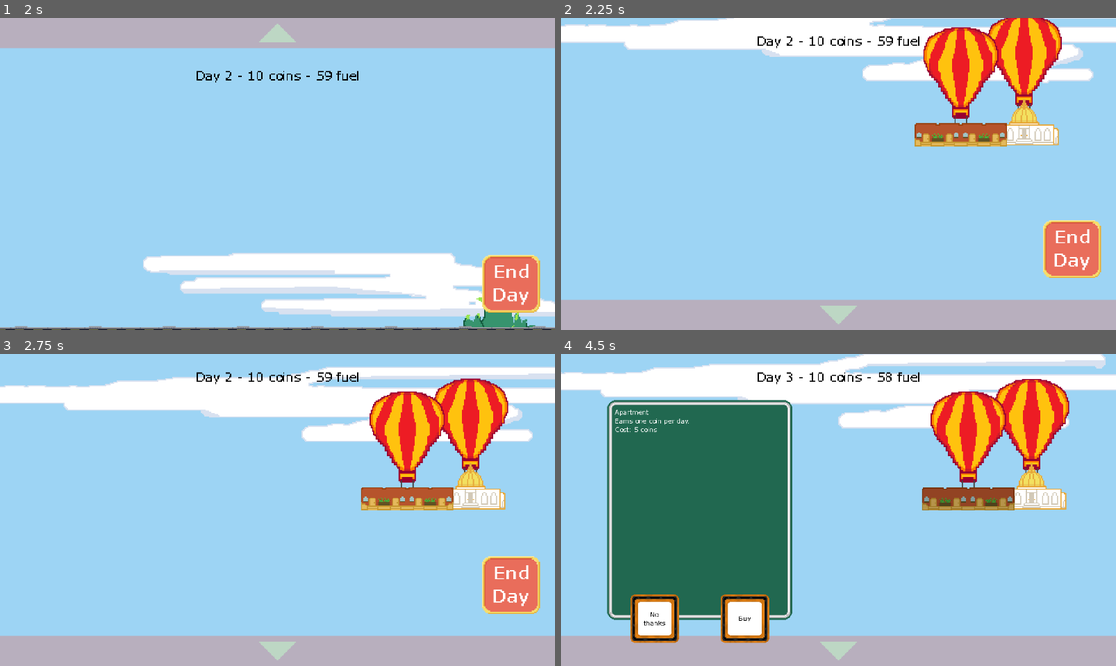
Above: before the commit, frames 1-4 (two rows, left to right).
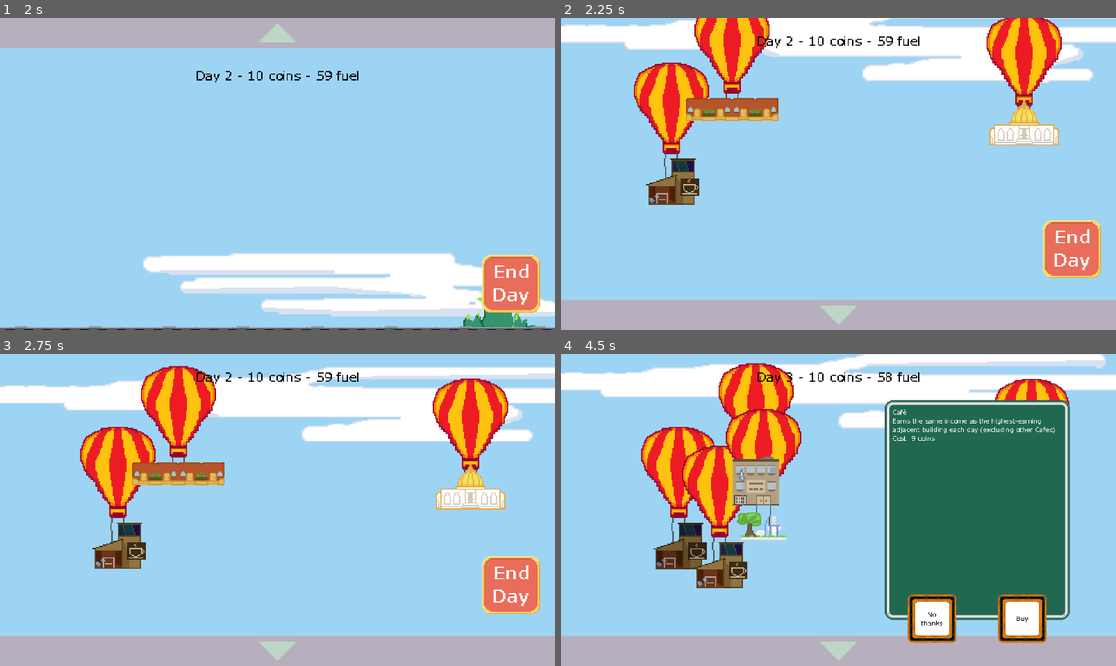
Above: after the commit, the same moments.

Repository: mondobe/TetraCity
Game: Godot game, scene res://scenes/main.tscn
Same seed, same stepped clock (60 frames per second), same inputs: the game is played once before the commit and once after it.
Inputs (mouse positions are in pixels of both pictures, inside the frame that each line leads up to):
- Up to frame 1 (2 s): click "Start" at 0.5 s; tap Enter (test_end_day) at 1.25 s; move the mouse to (399, 158) at 1.27 s; press the mouse at (399, 158) at 1.28 s; hold D (move_right) from 1.28 s (still down)
- Up to frame 2 (2.25 s): release D (move_right) at 2 s; release the mouse at (960, 158) at 2 s; click (838, 33) at 2 s
- Up to frame 3 (2.75 s): no input
- Up to frame 4 (4.5 s): move the mouse to (1032, 497) at 2.77 s; hold S (move_down) 2.78-3.53 s; tap Space (test_create_building) at 2.85 s; click (1032, 497) at 2.92 s; move the mouse to (966, 510) at 3.52 s; hold D (move_right) 3.53-4.28 s; tap Enter (test_end_day) at 3.6 s; click (966, 510) at 3.67 s; move the mouse to (677, 547) at 4.27 s; hold W (move_up) from 4.28 s (still down); tap Shift at 4.35 s; click (677, 547) at 4.42 s

Frame 1 is identical in both runs. In frame 2, 11% of the frame differs, in the area x 13-81%, y 0-60%; in frame 3, 11%; in frame 4, 51%, in the area x 8-92%, y 2-93%.

Commit message:
Added preliminary AI system.

Diff:
--- a/buildings/apartment.tres
+++ b/buildings/apartment.tres
@@ -16,7 +16,7 @@
 description = "Earns one coin per day."
 variations = Array[String](["apartment"])
 first_spawning_day = 0
-balloon_lifetime = 3
+balloon_lifetime = 1
 probabilities = Array[float]([0.3, 0.19])
 starting_price = 5.0
 daily_increase = 0.5
--- a/buildings/cafe.tres
+++ b/buildings/cafe.tres
@@ -15,7 +15,7 @@
 kick_mode = 0
 description = "Earns the same income as the highest-earning adjacent building each day (excluding other Cafes)."
 variations = Array[String](["cafe"])
-first_spawning_day = 6
+first_spawning_day = 0
 balloon_lifetime = 2
 probabilities = Array[float]([0.1, 0.15])
 starting_price = 20.0
--- a/buildings/city_hall.tres
+++ b/buildings/city_hall.tres
@@ -15,7 +15,7 @@
 description = "Handles administrative tasks."
 variations = Array[String](["city_hall"])
 first_spawning_day = 0
-balloon_lifetime = 60
+balloon_lifetime = 10000
 probabilities = Array[float]([0.0])
 starting_price = 0.0
 daily_increase = 0.0
--- a/buildings/nuclear_reactor.tres
+++ b/buildings/nuclear_reactor.tres
@@ -14,8 +14,8 @@
 kick_mode = 0
 description = "Supercharges all nearby buildings, causing them to make 5 times as much money!"
 variations = Array[String](["nuclear_reactor"])
-first_spawning_day = 50
+first_spawning_day = 0
 balloon_lifetime = 10000
 probabilities = Array[float]([1.0, 0.0])
-starting_price = 1000.0
+starting_price = 700.0
 daily_increase = 0.0
--- a/buildings/park.tres
+++ b/buildings/park.tres
@@ -14,8 +14,8 @@
 kick_mode = 0
 description = "Earns 1 coin for each adjacent building."
 variations = Array[String](["park"])
-first_spawning_day = 2
-balloon_lifetime = 5
+first_spawning_day = 0
+balloon_lifetime = 2
 probabilities = Array[float]([0.24, 0.18, 0.12])
 starting_price = 10.0
 daily_increase = 0.45
--- a/buildings/school.tres
+++ b/buildings/school.tres
@@ -15,8 +15,8 @@
 kick_mode = 0
 description = "Every 5 days, earns one coin for every single building in the city."
 variations = Array[String](["school"])
-first_spawning_day = 4
-balloon_lifetime = 3
+first_spawning_day = 0
+balloon_lifetime = 2
 probabilities = Array[float]([0.1, 0.15])
 starting_price = 15.0
 daily_increase = 0.9
--- a/buildings/solar_farm.tres
+++ b/buildings/solar_farm.tres
@@ -14,8 +14,8 @@
 kick_mode = 0
 description = "Gives one day's worth of fuel every 3 days - as long as this building isn't blocked by others above it."
 variations = Array[String](["solar_farm"])
-first_spawning_day = 8
-balloon_lifetime = 1
+first_spawning_day = 0
+balloon_lifetime = 3
 probabilities = Array[float]([0.12, 0.04, 0.0])
 starting_price = 50.0
 daily_increase = -0.3
--- a/scenes/gameplay/world.tscn
+++ b/scenes/gameplay/world.tscn
@@ -257,7 +257,7 @@
 script = ExtResource("24_fvko1")
 _sky_view_controls = NodePath("../SkyViewControls")
 _world_stats = NodePath("../WorldStats")
-_blueprints = Array[Resource("res://scripts/systems/building_grid/building_blueprint.gd")]([ExtResource("28_hpkc4"), ExtResource("29_paan3"), ExtResource("30_8p0k6"), ExtResource("31_1hyee"), ExtResource("32_dibiw"), ExtResource("33_uhqqw"), ExtResource("34_6wwn0")])
+_blueprints = Array[Resource("res://scripts/systems/building_grid/building_blueprint.gd")]([ExtResource("28_hpkc4"), ExtResource("30_8p0k6"), ExtResource("29_paan3"), ExtResource("31_1hyee"), ExtResource("34_6wwn0"), ExtResource("32_dibiw"), ExtResource("33_uhqqw")])
 
 [node name="GridClickControls" type="Node" parent="." node_paths=PackedStringArray("building_grid", "moving_camera", "dialogue_box_spawner")]
 script = ExtResource("27_lq8jb")
--- a/scripts/buildings/apartment.gd
+++ b/scripts/buildings/apartment.gd
@@ -7,3 +7,7 @@
 
 func get_info_text() -> String:
 	return "Earns one coin per day."
+
+func get_price(day: int) -> int:
+	var price = floor(6 * exp(0.07 * day))
+	return price
--- a/scripts/environment/skyview_controls.gd
+++ b/scripts/environment/skyview_controls.gd
@@ -44,10 +44,11 @@
 		ignore_button(_npc_dialogue_box)
 
 ## Spawn the specified balloon variation in a random position with the given price.
-func spawn_balloon(price: int, variation: BuildingVariation) -> Balloon:
+func spawn_balloon(price: int, variation: BuildingVariation, choice: int) -> Balloon:
 	var balloon: Balloon = spawn_balloon_at(
 		Vector2(randf_range(-180, 180), randf_range(-350, -200)))
 	balloon.init_from_blueprint_variation(variation)
+	balloon.on_click.connect(func(): balloon_dialogue(balloon, choice))
 	balloon.price = price
 	return balloon
 
@@ -63,13 +64,12 @@
 func spawn_balloon_at(pos: Vector2) -> Balloon:
 	var balloon: Balloon = _balloon.instantiate()
 	balloon.position = pos
-	balloon.on_click.connect(func(): balloon_dialogue(balloon))
 	balloon.moving_camera = _moving_camera
 	add_child(balloon)
 	return balloon
 
 ## Spawn a dialogue box (called when clicking on a balloon).
-func balloon_dialogue(balloon: Balloon) -> void:
+func balloon_dialogue(balloon: Balloon, choice: int) -> void:
 	if _npc_dialogue_box:
 		ignore_button(_npc_dialogue_box)
 
@@ -79,7 +79,7 @@
 		else Vector2(560, 80))
 	var box = _dialogue_box_spawner.spawn_npc_box_at_screen(dialogue_box_pos)
 	box.init_from_balloon(balloon)
-	box.buy.connect(func(): buy_button(box))
+	box.buy.connect(func(): buy_button(box, choice))
 	box.ignore.connect(func(): ignore_button(box))
 	_npc_dialogue_box = box
 	end_day_button.hide()
@@ -87,7 +87,7 @@
 	click_sfx.play()
 
 ## Buy a building (called upon pressing the corresponding button).
-func buy_button(box: NpcDialogueBox) -> void:
+func buy_button(box: NpcDialogueBox, choice: int) -> void:
 	if _world_stats.coins < box.price:
 		ignore_button(box)
 		return
@@ -96,6 +96,7 @@
 	_moving_camera.lock_to_camera_mode(MovingCamera.CameraMode.GROUND)
 	_building_grid.make_and_place(box.variation)
 	_balloon_spawn_ai.remove_balloon(box.balloon)
+	_balloon_spawn_ai.update_weights(choice)
 	box.queue_free()
 	end_day_button.show()
 	click_sfx.play()
--- a/scripts/systems/gameplay/balloon_spawn_ai.gd
+++ b/scripts/systems/gameplay/balloon_spawn_ai.gd
@@ -13,13 +13,51 @@
 
 @onready var balloons: Array[Balloon] = []
 
+## Random Sampling
+@export_category("Inverse Weighting")
+
+## Weight pools
+@export var apartment_weight: float = 400
+
+@export var park_weight: float = 150
+
+@export var cafe_weight: float = 133
+
+@export var school_weight: float = 133
+
+@export var church_weight: float = 133
+
+@export var solar_weight: float = 51
+
+## Weight factors (how much a weight decreases upon being chosen)
+
+@export var apartment_factor: float = 10
+
+@export var park_factor: float = 26
+
+@export var cafe_factor: float = 30
+
+@export var school_factor: float = 30
+
+@export var church_factor: float = 30
+
+@export var solar_factor: float = 80
+
 # Called when the node enters the scene tree for the first time.
 func _ready() -> void:
-	spawn("city_hall", 0)
-	spawn("apartment", 5)
+	spawn("city_hall", 0, -1)
+	spawn("apartment", 5, -1)
 
 ## Called each day to spawn random NPCs.
 func on_new_day() -> void:
+	var day = _world_stats.day
+
+	if day == 1:
+		return
+
+	if day == 50:
+		spawn("nuclear_reactor", 700, -1)
+
 	for balloon in balloons:
 		balloon.lifetime -= 1
 		if balloon.lifetime <= 0:
@@ -31,8 +69,46 @@
 			return b.lifetime > 0
 	)
 
-	for blueprint: BuildingBlueprint in _blueprints:
-		test_blueprint(blueprint)
+	var spawn_count = 0
+	var roll: float = randf()
+
+	if roll < .07:
+		spawn_count = 1
+	elif roll < .67:
+		spawn_count = 2
+	elif roll < .95:
+		spawn_count = 3
+	else:
+		spawn_count = 4
+
+	if OS.is_debug_build():
+		print("Day: ", _world_stats.day)
+		print("Spawn #: ", spawn_count)
+
+	while spawn_count >= 1:
+		var choice = choose_building()
+
+		# TODO:REMOVE ONCE CHURCHS ARE ADDED
+		while choice == 4:
+			choice = choose_building()
+
+		# TODO:REMOVE ONCE CHURCHS ARE ADDED
+		if choice == 5:
+			choice -= 1
+
+		choice += 2
+		var blueprint = _blueprints[choice]
+		choice -= 2
+
+		# TODO:REMOVE ONCE CHURCHS ARE ADDED
+		if choice == 4:
+			choice += 1
+
+		var var_name: String = blueprint.variations.pick_random()
+		var price = get_price(day, choice)
+		spawn(var_name, price, choice)
+		spawn_count -= 1
+
 
 func test_blueprint(blueprint: BuildingBlueprint) -> void:
 	var day = _world_stats.day
@@ -41,22 +117,23 @@
 
 	var num_in_world = mini(buildings_in_world.get(blueprint, 0), blueprint.probabilities.size() - 1)
 	var prob = blueprint.probabilities[num_in_world]
+
 	if randf() < prob:
 		var var_name: String = blueprint.variations.pick_random()
 		var price_increase = blueprint.daily_increase * (day - blueprint.first_spawning_day)
 		var price: int = roundi(blueprint.starting_price + price_increase)
-		spawn(var_name, price)
+		spawn(var_name, price, 0)
 
 ## Spawn the building with the given variation in a random position with the
 ## given price.
-func spawn(name: String, price: int) -> void:
+func spawn(name: String, price: int, choice: int) -> void:
 	var v: BuildingVariation = load("res://buildings/variations/%s.tres" % name)
-	spawn_variation(v, price)
+	spawn_variation(v, price, choice)
 
 ## Spawn the building with the given filename in a random position with the
 ## given price.
-func spawn_variation(variation: BuildingVariation, price: int) -> void:
-	var balloon = _sky_view_controls.spawn_balloon(price, variation)
+func spawn_variation(variation: BuildingVariation, price: int, choice: int) -> void:
+	var balloon = _sky_view_controls.spawn_balloon(price, variation, choice)
 	balloons.append(balloon)
 	buildings_in_world[variation.blueprint] = (
 		buildings_in_world.get(variation.blueprint, 0) + 1)
@@ -64,3 +141,132 @@
 func remove_balloon(balloon: Balloon) -> void:
 	balloon.queue_free()
 	balloons.erase(balloon)
+
+func choose_building():
+	var weights = [apartment_weight, park_weight, cafe_weight, school_weight, church_weight, solar_weight]
+
+	var normalization_constant = 0
+	for i in range(weights.size()):
+		if weights[i] <= 0:
+			normalization_constant += abs(weights[i]) + 1
+			weights[i] = 1
+
+	for i in range(weights.size()):
+		if weights[i] != 1:
+			weights[i] += normalization_constant
+
+	if OS.is_debug_build():
+		print("Weights: ", weights)
+
+	var factors = [apartment_factor, park_factor, cafe_factor, school_factor, church_factor, solar_factor]
+
+	var sum = apartment_weight + park_weight + cafe_weight + school_weight + church_weight + solar_weight
+	## Probabilites of buildings
+	var apartment_prob: float = weights[0] / sum
+	var park_prob: float = weights[1] / sum
+	var cafe_prob: float = weights[2] / sum
+	var school_prob: float = weights[3] / sum
+	var church_prob: float = weights[4] / sum
+	var solar_prob: float = weights[5] / sum
+
+	var probs = [apartment_prob, park_prob, cafe_prob, school_prob, church_prob, solar_prob]
+
+	if OS.is_debug_build():
+		print("Probs: ", probs)
+
+	## Probability Thresholds
+	var apartment_threshold: float = apartment_prob
+	var park_threshold: float = apartment_threshold + park_prob
+	var cafe_threshold: float = park_threshold + cafe_prob
+	var school_threshold: float = cafe_threshold + school_prob
+	var church_threshold: float = school_threshold + church_prob
+	#var solar_threshold: float = church_threshold + solar_prob
+
+	var rng = RandomNumberGenerator.new()
+	var roll: float = rng.randf()
+	var result: int = 0
+
+	if roll < apartment_threshold:
+		result = 0
+	elif roll < park_threshold:
+		result = 1
+	elif roll < cafe_threshold:
+		result = 2
+	elif roll < school_threshold:
+		result = 3
+	elif roll < church_threshold:
+		result = 4
+	else:
+		result = 5
+
+	return result
+
+func update_weights(choice: int) -> void:
+	if choice == -1:
+		return
+
+	if OS.is_debug_build():
+		print("Bought building choice: ", choice)
+
+	var weights = [apartment_weight, park_weight, cafe_weight, school_weight, church_weight, solar_weight]
+	var factors = [apartment_factor, park_factor, cafe_factor, school_factor, church_factor, solar_factor]
+
+	var sum = apartment_weight + park_weight + cafe_weight + school_weight + church_weight + solar_weight
+
+	## Probabilites of buildings
+	var apartment_prob: float = weights[0] / sum
+	var park_prob: float = weights[1] / sum
+	var cafe_prob: float = weights[2] / sum
+	var school_prob: float = weights[3] / sum
+	var church_prob: float = weights[4] / sum
+	var solar_prob: float = weights[5] / sum
+
+	var probs = [apartment_prob, park_prob, cafe_prob, school_prob, church_prob, solar_prob]
+
+	for i in range(weights.size()):
+		if i == choice:
+			weights[i] -= factors[choice]
+		else:
+			# weights[i] += factors[result] * probs[i]
+			weights[i] += factors[i] * probs[i]
+
+
+	apartment_weight = weights[0]
+	park_weight = weights[1]
+	cafe_weight = weights[2]
+	school_weight = weights[3]
+	church_weight = weights[4]
+	solar_weight = weights[5]
+
+	sum = apartment_weight + park_weight + cafe_weight + school_weight + church_weight + solar_weight
+
+	apartment_prob = weights[0] / sum
+	park_prob = weights[1] / sum
+	cafe_prob = weights[2] / sum
+	school_prob = weights[3] / sum
+	church_prob = weights[4] / sum
+	solar_prob = weights[5] / sum
+
+	probs = [apartment_prob, park_prob, cafe_prob, school_prob, church_prob, solar_prob]
+
+	if OS.is_debug_build():
+		print("Weights: ", weights)
+		print("Probs: ", probs)
+
+func get_price(day: int, choice: int):
+	var price: int
+	match choice:
+		0:
+			price = floor(5 * exp(0.07 * day))
+		1:
+			price = floor(7 * exp(0.07 * day))
+		2:
+			price = floor(8 * exp(0.07 * day))
+		3:
+			price = floor(9 * exp(0.07 * day))
+		4:
+			##TODO: ADD CHUCH
+			price = 0
+		5:
+			price = floor(11 * exp(0.07 * day))
+	return price
